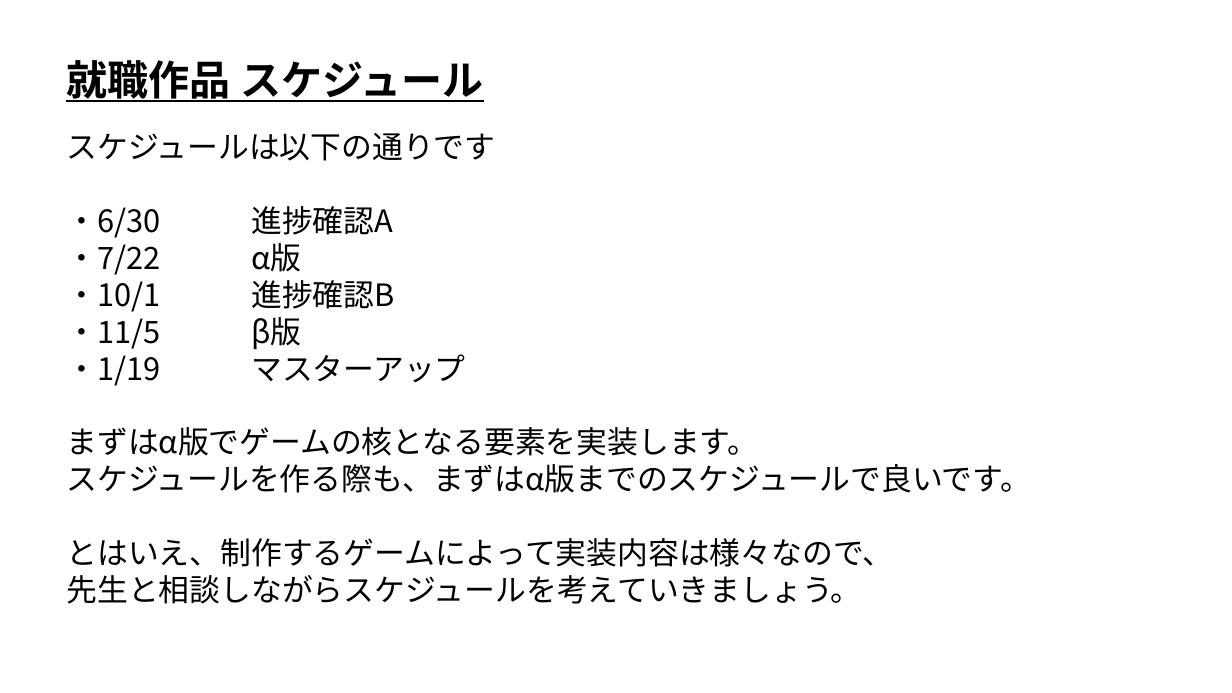
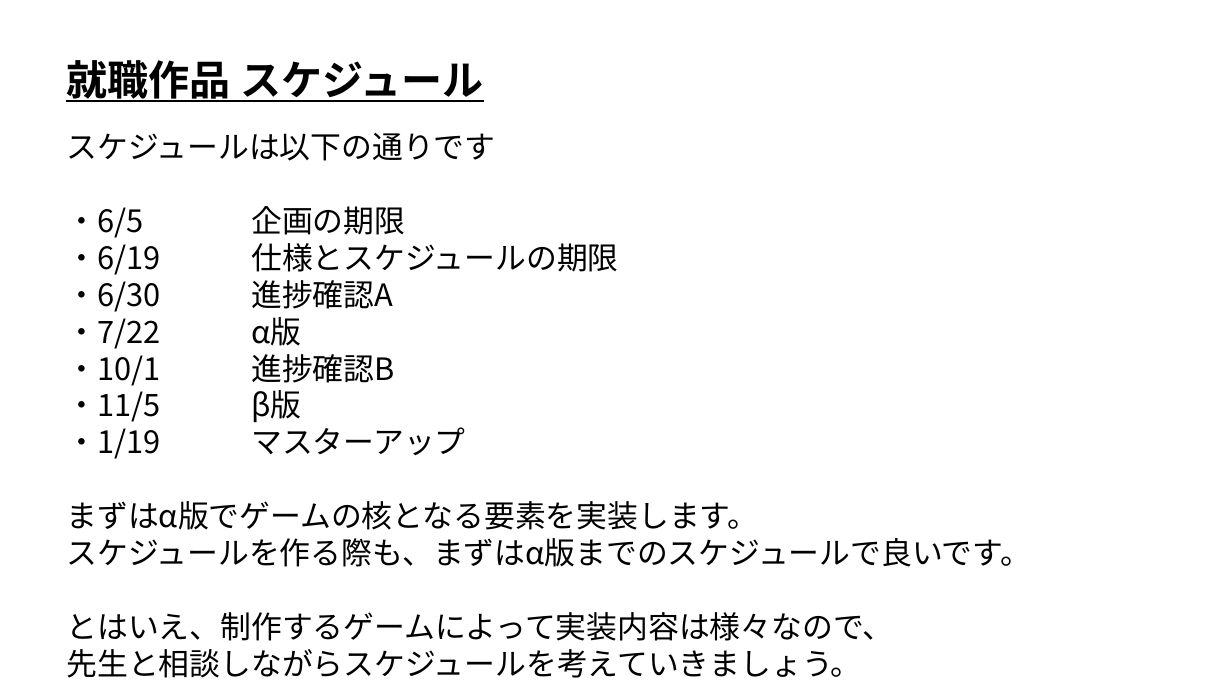
Before and after one commit to ArakiYusuke-Ohara/Textbook, a slide deck: slide 4 of ゲーム科2年/00_前期/ゲーム開発Ⅱ/02_就職作品.pptx. Drawn at 1232x693 pixels with LibreOffice and Linux fonts; fonts in the diff are those of the drawing. Boxes give left, top, right and bottom in pixels: in the first picture for what was removed or moved away, otherwise in the second. Text is boxed around its words. In the diff, an @@ line names an element or a change of style, - is before the commit and + after.

```diff
--- a/ゲーム科2年/00_前期/ゲーム開発Ⅱ/02_就職作品.pptx
+++ b/ゲーム科2年/00_前期/ゲーム開発Ⅱ/02_就職作品.pptx
@@ text at (66,206,618,272): paragraphs added @@
+・6/5 企画の期限
+・6/19 仕様とスケジュールの期限
```
Also in this commit, not shown: 1 other slide changed, 1 slide added, 4 other files.
